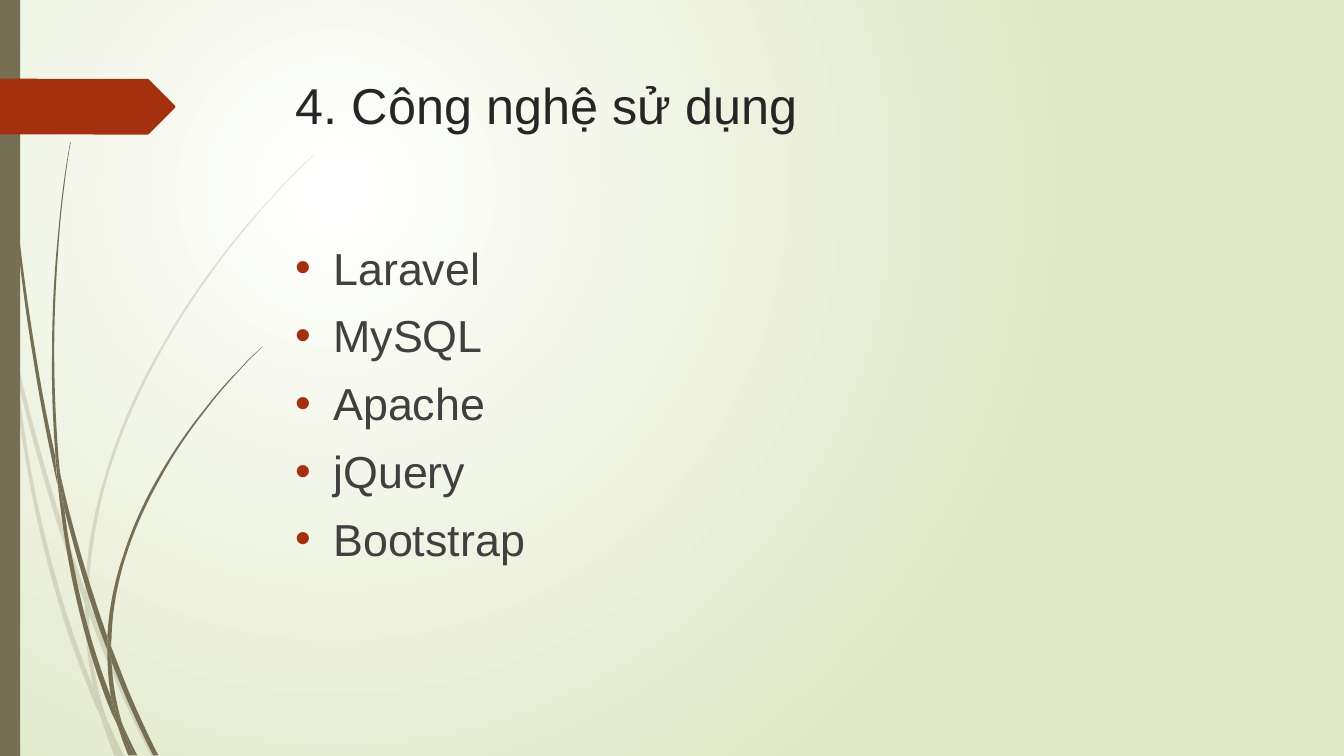
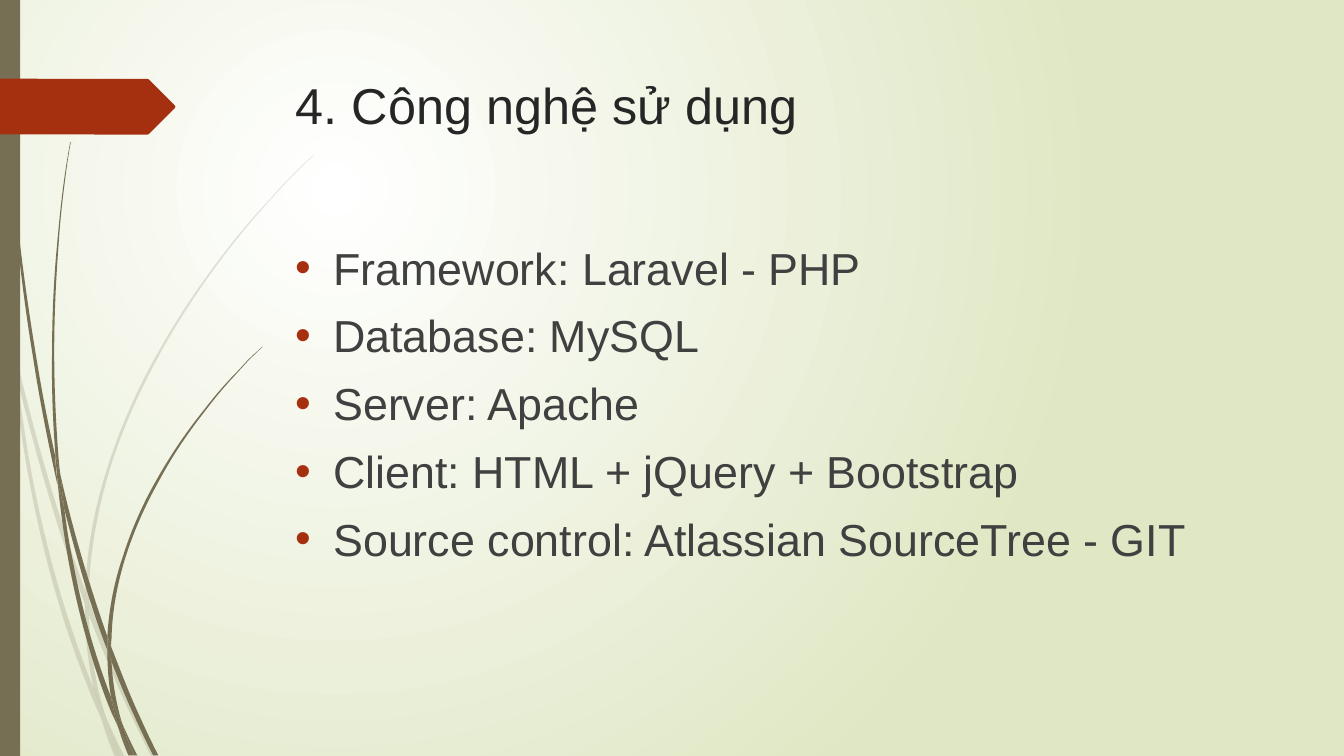
Before and after one commit to doanlecong/LVTN, a slide deck: slide 6 of docs/slide trình cô - bản 1.pptx. Drawn at 1344x756 pixels with LibreOffice and Linux fonts; fonts in the diff are those of the drawing. Boxes give left, top, right and bottom in pixels: in the first picture for what was removed or moved away, otherwise in the second. Text is boxed around its words. In the diff, an @@ line names an element or a change of style, - is before the commit and + after.

Commit message:
update draft slide file

```diff
--- a/docs/slide trình cô - bản 1.pptx
+++ b/docs/slide trình cô - bản 1.pptx
@@ text at <box>333,252,1186,557</box>: text changed @@
-• Laravel
-• MySQL
-• Apache
-• jQuery
-• Bootstrap
+• Framework: Laravel - PHP
+• Database: MySQL
+• Server: Apache
+• Client: HTML + jQuery + Bootstrap
+• Source control: Atlassian SourceTree - GIT
```
Also in this commit, not shown: 3 other slides changed, 1 other file.
